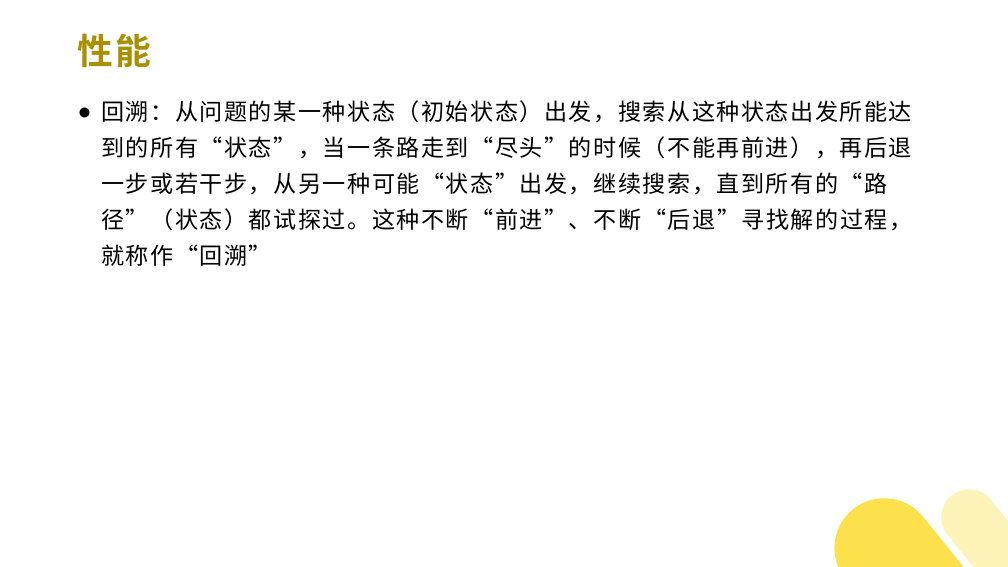
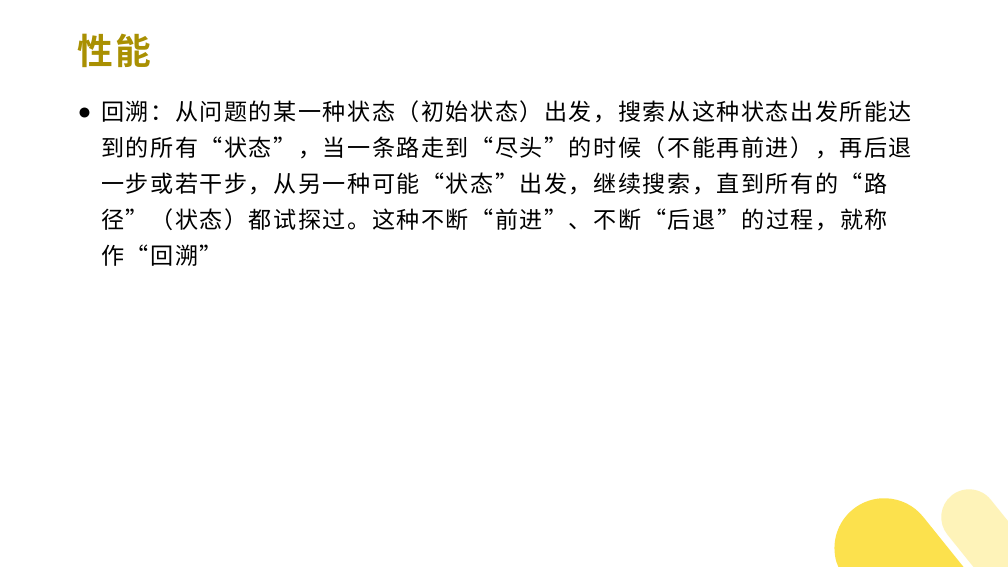
Before and after one commit to 382615666/note, a slide deck: slide 2 of 正则表达式/正则表达式.pptx. Drawn at 1008x567 pixels with LibreOffice and Linux fonts; fonts in the diff are those of the drawing; background and template pictures are left out. Boxes give left, top, right and bottom in pixels: in the first picture for what was removed or moved away, otherwise in the second. Text is boxed around its words. In the diff, an @@ line names an element or a change of style, - is before the commit and + after.

```diff
--- a/正则表达式/正则表达式.pptx
+++ b/正则表达式/正则表达式.pptx
@@ text at box(101, 100, 912, 266): text changed @@
-● 回溯：从问题的某一种状态（初始状态）出发，搜索从这种状态出发所能达到的所有“状态”，当一条路走到“尽头”的时候（不能再前进），再后退一步或若干步，从另一种可能“状态”出发，继续搜索，直到所有的“路径”（状态）都试探过。这种不断“前进”、不断“后退”寻找解的过程，就称作“回溯”
+● 回溯：从问题的某一种状态（初始状态）出发，搜索从这种状态出发所能达到的所有“状态”，当一条路走到“尽头”的时候（不能再前进），再后退一步或若干步，从另一种可能“状态”出发，继续搜索，直到所有的“路径”（状态）都试探过。这种不断“前进”、不断“后退”的过程，就称作“回溯”
```
